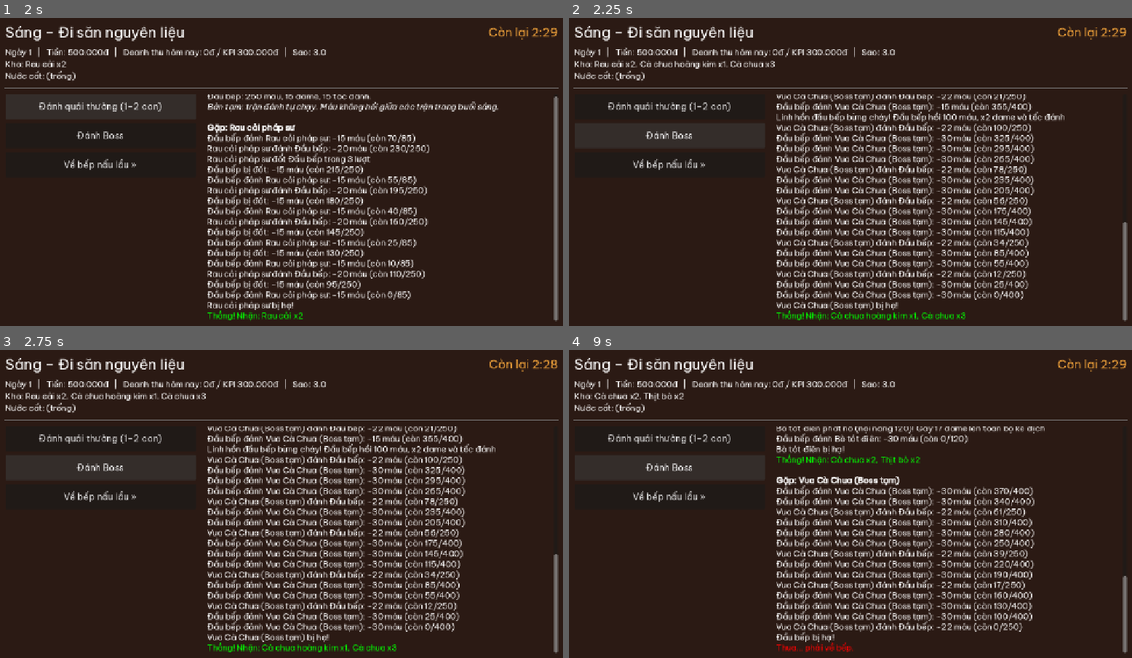
Above: before the commit, frames 1-4 (two rows, left to right).
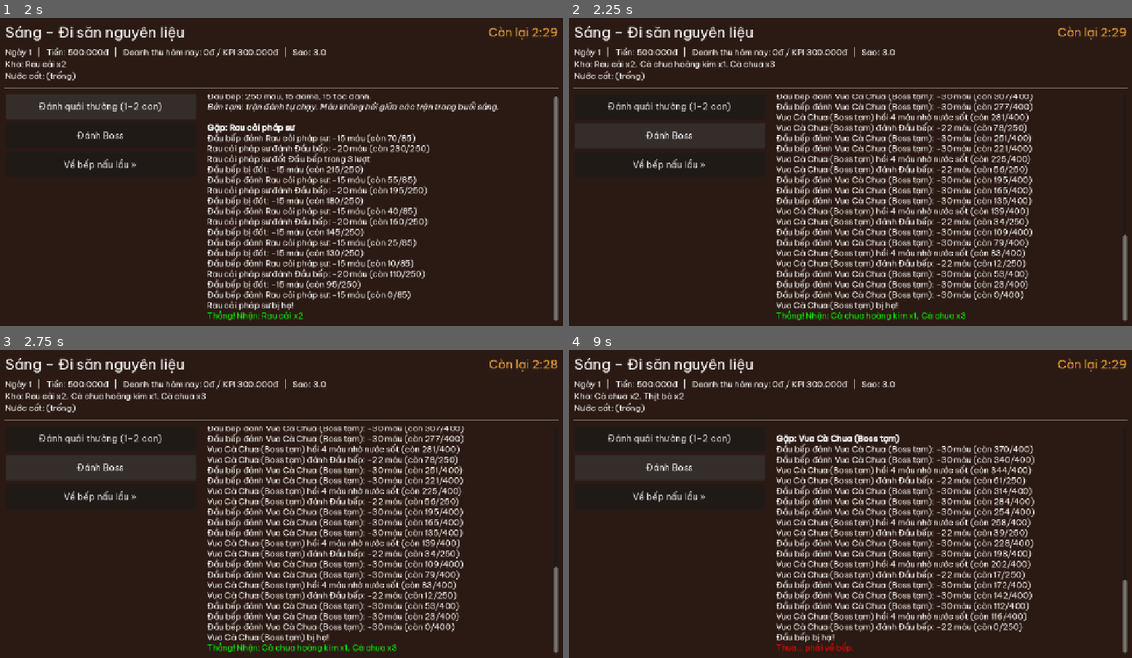
Above: after the commit, the same moments.

Repository: Znoywho/HotPot_SUNSUT
Game: Godot game, scene res://scenes/main_menu/main_menu.tscn
Two runs of this game, one before a commit and one after it. Both use one fixed random seed, a clock stepped at 60 frames per second and the inputs below.
Inputs:
- Up to frame 1 (2 s): click "Chơi mới" at 0.5 s; click "Đánh quái thường (1–2 con)" at 1.25 s
- Up to frame 2 (2.25 s): click "Đánh Boss" at 2 s
- Up to frame 3 (2.75 s): no input
- Up to frame 4 (9 s): click "Về bếp nấu lẩu »" at 2.75 s; click "Mở quán bán hàng »" at 3.5 s; click "Phục vụ 1 bàn đúng giờ (giả l…" at 4.25 s; click "Khách chờ lâu bỏ về (giả lập)" at 5 s; click "Đóng cửa, tổng kết »" at 5.75 s; click "Xem kết quả »" at 6.5 s; click "Chơi lại" at 7.25 s; click "Đánh quái thường (1–2 con)" at 8 s; click "Đánh Boss" at 8.75 s

Frame 1 is identical in both runs. In frame 2, 7.5% of the frame differs, in the area x 36-100%, y 24-88%; in frame 3, 7.5%; in frame 4, 9.3%.

Commit message:
Thêm 6 quái mới và nội tại cho Vua Cà Chua
Rau muống quấn, Cà chua bi bầy đàn, Bò viên nảy, Tôm hùm giáp,
Nấm mỡ sinh sôi, boss Lão Bò Lẩu. Chưa đăng ký trong database.gd.

Diff:
--- /dev/null
+++ b/data/combatants/armored_lobster.tres
@@ -0,0 +1,16 @@
+[gd_resource type="Resource" script_class="CombatantData" load_steps=3 format=3]
+
+[ext_resource type="Script" path="res://data/classes/combatant_data.gd" id="1"]
+[ext_resource type="Script" path="res://scenes/hunt/combat/passives/lobster_shell.gd" id="2"]
+
+[resource]
+script = ExtResource("1")
+id = "armored_lobster"
+display_name = "Tôm hùm giáp"
+max_hp = 130
+damage = 16
+speed = 11
+passive = ExtResource("2")
+drops = {"shrimp": 3}
+is_boss = false
+min_day = 5
--- /dev/null
+++ b/data/combatants/boss_beef_lord.tres
@@ -0,0 +1,16 @@
+[gd_resource type="Resource" script_class="CombatantData" load_steps=3 format=3]
+
+[ext_resource type="Script" path="res://data/classes/combatant_data.gd" id="1"]
+[ext_resource type="Script" path="res://scenes/hunt/combat/passives/beef_lord_rage.gd" id="2"]
+
+[resource]
+script = ExtResource("1")
+id = "boss_beef_lord"
+display_name = "Lão Bò Lẩu (Boss)"
+max_hp = 600
+damage = 26
+speed = 13
+passive = ExtResource("2")
+drops = {"golden_beef": 1, "beef": 4}
+is_boss = true
+min_day = 10
--- a/data/combatants/boss_tomato_king.tres
+++ b/data/combatants/boss_tomato_king.tres
@@ -1,7 +1,7 @@
-[gd_resource type="Resource" script_class="CombatantData" load_steps=2 format=3]
+[gd_resource type="Resource" script_class="CombatantData" load_steps=3 format=3]
 
 [ext_resource type="Script" path="res://data/classes/combatant_data.gd" id="1"]
-
+[ext_resource type="Script" path="res://scenes/hunt/combat/passives/tomato_king_regen.gd" id="2"]
 
 [resource]
 script = ExtResource("1")
@@ -10,7 +10,7 @@
 max_hp = 400
 damage = 22
 speed = 12
-
+passive = ExtResource("2")
 drops = {"golden_tomato": 1, "tomato": 3}
 is_boss = true
 min_day = 1
--- /dev/null
+++ b/data/combatants/bouncy_beef_ball.tres
@@ -0,0 +1,16 @@
+[gd_resource type="Resource" script_class="CombatantData" load_steps=3 format=3]
+
+[ext_resource type="Script" path="res://data/classes/combatant_data.gd" id="1"]
+[ext_resource type="Script" path="res://scenes/hunt/combat/passives/beef_ball_bounce.gd" id="2"]
+
+[resource]
+script = ExtResource("1")
+id = "bouncy_beef_ball"
+display_name = "Bò viên nảy"
+max_hp = 110
+damage = 14
+speed = 13
+passive = ExtResource("2")
+drops = {"beef": 2}
+is_boss = false
+min_day = 5
--- /dev/null
+++ b/data/combatants/cherry_tomato_swarm.tres
@@ -0,0 +1,16 @@
+[gd_resource type="Resource" script_class="CombatantData" load_steps=3 format=3]
+
+[ext_resource type="Script" path="res://data/classes/combatant_data.gd" id="1"]
+[ext_resource type="Script" path="res://scenes/hunt/combat/passives/cherry_swarm.gd" id="2"]
+
+[resource]
+script = ExtResource("1")
+id = "cherry_tomato_swarm"
+display_name = "Cà chua bi bầy đàn"
+max_hp = 60
+damage = 9
+speed = 16
+passive = ExtResource("2")
+drops = {"tomato": 1}
+is_boss = false
+min_day = 3
--- /dev/null
+++ b/data/combatants/splitting_mushroom.tres
@@ -0,0 +1,16 @@
+[gd_resource type="Resource" script_class="CombatantData" load_steps=3 format=3]
+
+[ext_resource type="Script" path="res://data/classes/combatant_data.gd" id="1"]
+[ext_resource type="Script" path="res://scenes/hunt/combat/passives/mushroom_split.gd" id="2"]
+
+[resource]
+script = ExtResource("1")
+id = "splitting_mushroom"
+display_name = "Nấm mỡ sinh sôi"
+max_hp = 100
+damage = 14
+speed = 14
+passive = ExtResource("2")
+drops = {"mushroom": 2}
+is_boss = false
+min_day = 10
--- /dev/null
+++ b/data/combatants/water_spinach_vine.tres
@@ -0,0 +1,16 @@
+[gd_resource type="Resource" script_class="CombatantData" load_steps=3 format=3]
+
+[ext_resource type="Script" path="res://data/classes/combatant_data.gd" id="1"]
+[ext_resource type="Script" path="res://scenes/hunt/combat/passives/spinach_bind.gd" id="2"]
+
+[resource]
+script = ExtResource("1")
+id = "water_spinach_vine"
+display_name = "Rau muống quấn"
+max_hp = 80
+damage = 12
+speed = 17
+passive = ExtResource("2")
+drops = {"greens": 2}
+is_boss = false
+min_day = 2
--- /dev/null
+++ b/scenes/hunt/combat/passives/beef_ball_bounce.gd
@@ -0,0 +1,13 @@
+extends Passive
+## Bò viên nảy: dai và nảy, phản lại 20% sát thương nhận từ đòn đánh lên kẻ tấn công.
+## Sát thương phản là sát thương hiệu ứng (attacker = null) nên không bị phản ngược lại vô hạn.
+
+const REFLECT_RATIO := 0.2
+
+
+func on_damaged(holder: Combatant, battle: Battle, attacker: Combatant, amount: int) -> void:
+	if attacker == null or amount <= 0 or not attacker.is_alive():
+		return
+	var reflected := maxi(1, roundi(amount * REFLECT_RATIO))
+	var lost := attacker.take_damage(battle, null, reflected)
+	battle.add_log("%s nảy bật lại: %s -%d máu" % [holder.display_name, attacker.display_name, lost])
--- /dev/null
+++ b/scenes/hunt/combat/passives/beef_lord_rage.gd
@@ -0,0 +1,24 @@
+extends Passive
+## Boss Lão Bò Lẩu – Cuồng nộ: lần đầu xuống dưới 50% máu thì hồi 10% máu tối đa,
+## dame x1.5 và tốc đánh +50% (1 lần/trận).
+
+const HP_THRESHOLD := 0.5
+const HEAL_RATIO := 0.1
+const DAMAGE_MULTIPLIER := 1.5
+const SPEED_MULTIPLIER := 1.5
+
+var _enraged := false
+
+
+func on_battle_start(_holder: Combatant, _battle: Battle) -> void:
+	_enraged = false
+
+
+func on_damaged(holder: Combatant, battle: Battle, _attacker: Combatant, _amount: int) -> void:
+	if _enraged or not holder.is_alive() or holder.hp >= holder.max_hp * HP_THRESHOLD:
+		return
+	_enraged = true
+	holder.heal(roundi(holder.max_hp * HEAL_RATIO))
+	holder.damage = roundi(holder.damage * DAMAGE_MULTIPLIER)
+	holder.speed = roundi(holder.speed * SPEED_MULTIPLIER)
+	battle.add_log("%s nổi cơn cuồng nộ! Hồi máu (còn %d/%d), dame và tốc đánh tăng mạnh" % [holder.display_name, holder.hp, holder.max_hp])
--- /dev/null
+++ b/scenes/hunt/combat/passives/cherry_swarm.gd
@@ -0,0 +1,17 @@
+extends Passive
+## Cà chua bi bầy đàn: mỗi đồng đội khác còn sống thì +25% dame (tính lại đầu mỗi lượt).
+
+const BONUS_PER_ALLY := 0.25
+
+var _base_damage := -1
+
+
+func on_battle_start(holder: Combatant, _battle: Battle) -> void:
+	_base_damage = holder.damage
+
+
+func on_turn_start(holder: Combatant, battle: Battle) -> void:
+	if _base_damage < 0:
+		_base_damage = holder.damage
+	var others := battle.teammates_of(holder).size() - 1
+	holder.damage = roundi(_base_damage * (1.0 + BONUS_PER_ALLY * maxi(others, 0)))
--- /dev/null
+++ b/scenes/hunt/combat/passives/lobster_shell.gd
@@ -0,0 +1,11 @@
+extends Passive
+## Tôm hùm giáp: vỏ cứng, giảm 4 sát thương mỗi đòn đánh (ít nhất vẫn mất 1).
+## Không giảm sát thương hiệu ứng (độc, đốt, nổ...) -> khắc chế bằng hiệu ứng.
+
+const FLAT_REDUCTION := 4
+
+
+func modify_incoming_damage(_holder: Combatant, _battle: Battle, attacker: Combatant, amount: int) -> int:
+	if attacker == null or amount <= 0:
+		return amount
+	return maxi(1, amount - FLAT_REDUCTION)
--- /dev/null
+++ b/scenes/hunt/combat/passives/mushroom_split.gd
@@ -0,0 +1,23 @@
+extends Passive
+## Nấm mỡ sinh sôi: khi bị hạ thì tách ra 1 nấm con (50% chỉ số, không có nội tại, rơi ít đồ hơn).
+
+const CHILD_STAT_RATIO := 0.5
+const CHILD_DROPS := {"mushroom": 1}
+
+
+func on_death(holder: Combatant, battle: Battle) -> bool:
+	var child_data: CombatantData = holder.data.duplicate()
+	child_data.display_name = "%s con" % holder.data.display_name
+	child_data.passive = null # Nấm con không tách tiếp.
+	child_data.drops = CHILD_DROPS.duplicate()
+	var child := Combatant.from_data(child_data, holder.is_ally, 1.0)
+	# Chỉ số theo bản thân holder (đã nhân hệ số mốc ngày), không theo data gốc.
+	child.max_hp = maxi(1, roundi(holder.max_hp * CHILD_STAT_RATIO))
+	child.hp = child.max_hp
+	child.damage = maxi(1, roundi(holder.damage * CHILD_STAT_RATIO))
+	if holder.is_ally:
+		battle.allies.append(child)
+	else:
+		battle.enemies.append(child)
+	battle.add_log("%s tách ra %s!" % [holder.display_name, child.display_name])
+	return false
--- /dev/null
+++ b/scenes/hunt/combat/passives/spinach_bind.gd
@@ -0,0 +1,12 @@
+extends Passive
+## Rau muống quấn: đòn đánh có 25% quấn chặt mục tiêu, lùi thanh hành động (ATB) một nửa.
+
+const BIND_CHANCE := 0.25
+const ATB_LOSS := Battle.ATB_FULL * 0.5
+
+
+func on_hit_dealt(holder: Combatant, battle: Battle, target: Combatant, damage: int) -> void:
+	if damage <= 0 or not target.is_alive() or randf() >= BIND_CHANCE:
+		return
+	target.atb = maxf(0.0, target.atb - ATB_LOSS)
+	battle.add_log("%s quấn chặt %s, làm chậm lượt kế tiếp" % [holder.display_name, target.display_name])
--- /dev/null
+++ b/scenes/hunt/combat/passives/tomato_king_regen.gd
@@ -0,0 +1,13 @@
+extends Passive
+## Boss Vua Cà Chua – Nước sốt hồi sinh: đầu mỗi lượt hồi 1% máu tối đa.
+## 3% thì người chơi gốc không thể thắng (test 0/300 trận) vì boss xuất hiện từ ngày 1.
+
+const REGEN_RATIO := 0.01
+
+
+func on_turn_start(holder: Combatant, battle: Battle) -> void:
+	if holder.hp >= holder.max_hp:
+		return
+	var before := holder.hp
+	holder.heal(maxi(1, roundi(holder.max_hp * REGEN_RATIO)))
+	battle.add_log("%s hồi %d máu nhờ nước sốt (còn %d/%d)" % [holder.display_name, holder.hp - before, holder.hp, holder.max_hp])
Not shown, added: scenes/hunt/combat/passives/beef_ball_bounce.gd.uid
Not shown, added: scenes/hunt/combat/passives/beef_lord_rage.gd.uid
Not shown, added: scenes/hunt/combat/passives/cherry_swarm.gd.uid
Not shown, added: scenes/hunt/combat/passives/lobster_shell.gd.uid
Not shown, added: scenes/hunt/combat/passives/mushroom_split.gd.uid
Not shown, added: scenes/hunt/combat/passives/spinach_bind.gd.uid
Not shown, added: scenes/hunt/combat/passives/tomato_king_regen.gd.uid
